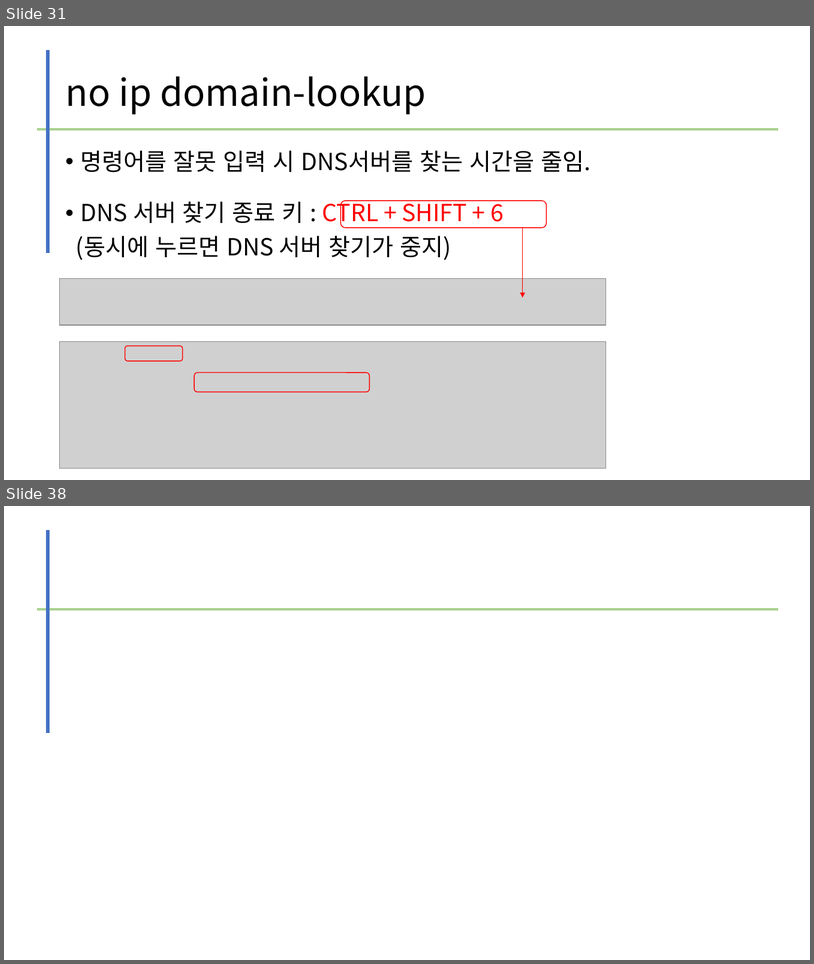
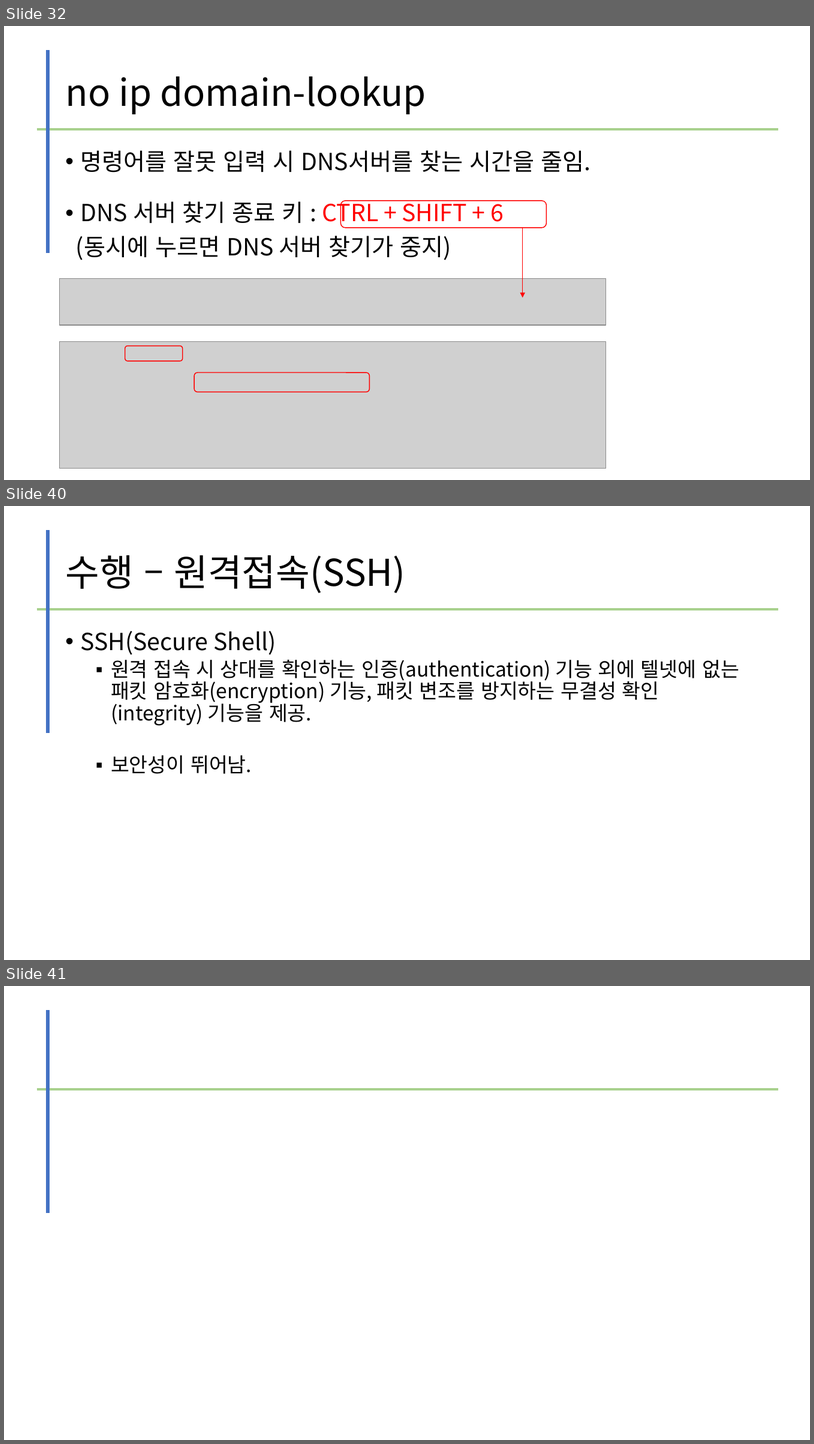
Before and after one commit to kig2929kig/network, a slide deck: L2L3 스위치 구축.pptx. Shown one above the other, each under a label of ours: slides 31 and 38 before the commit, slides 32, 40 and 41 after it; the slides between them are not shown. The pictures are 814x964 and 814x1444 pixels, drawn with LibreOffice and Linux fonts; fonts in the diff are those of the drawing; grey boxes stand for pictures. Boxes give left, top, right and bottom in pixels: in the first picture for what was removed or moved away, otherwise in the second. Text is boxed around its words. In the diff, an @@ line names an element or a change of style, - is before the commit and + after.

```diff
--- a/L2L3 스위치 구축.pptx
+++ b/L2L3 스위치 구축.pptx
@@ slide 40 added at <box>4,506,810,960</box>, background #FFFFFF @@
@@ line added from (48, 530) to (48, 733), #4472C4 4.5 pt @@
@@ title added at <box>65,555,406,593</box>, 44 pt, text #000000 @@
+수행 – 원격접속(SSH)
@@ line added from (36, 609) to (779, 609), #A9D18E 3 pt @@
@@ text added at <box>81,631,740,774</box>, 24 pt, text #000000 @@
+• SSH(Secure Shell)
+  ▪ 원격 접속 시 상대를 확인하는 인증(authentication) 기능 외에 텔넷에 없는 패킷 암호화(encryption) 기능, 패킷 변조를 방지하는 무결성 확인(integrity) 기능을 제공.
+  ▪ 보안성이 뛰어남.
@@ what was slide 31 is now slide 32 @@
@@ what was slide 38 is now slide 41 @@
```
Also in this commit, not shown: 1 slide changed, 10 other slides added, 6 slides removed.
